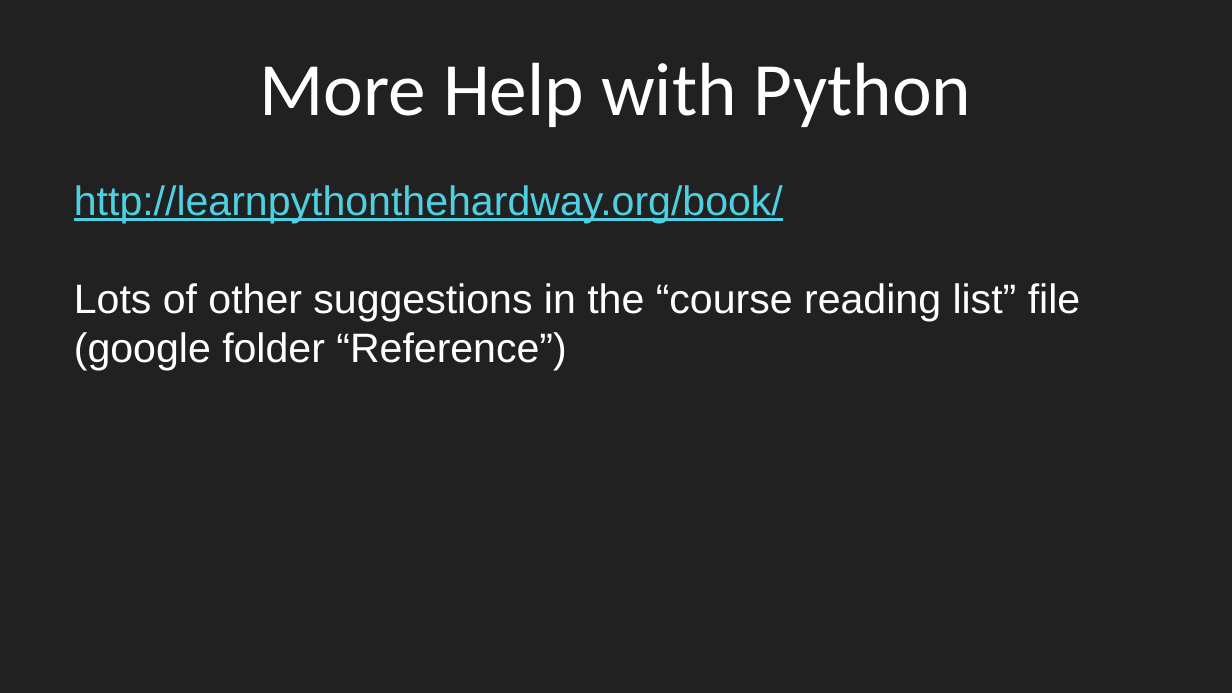
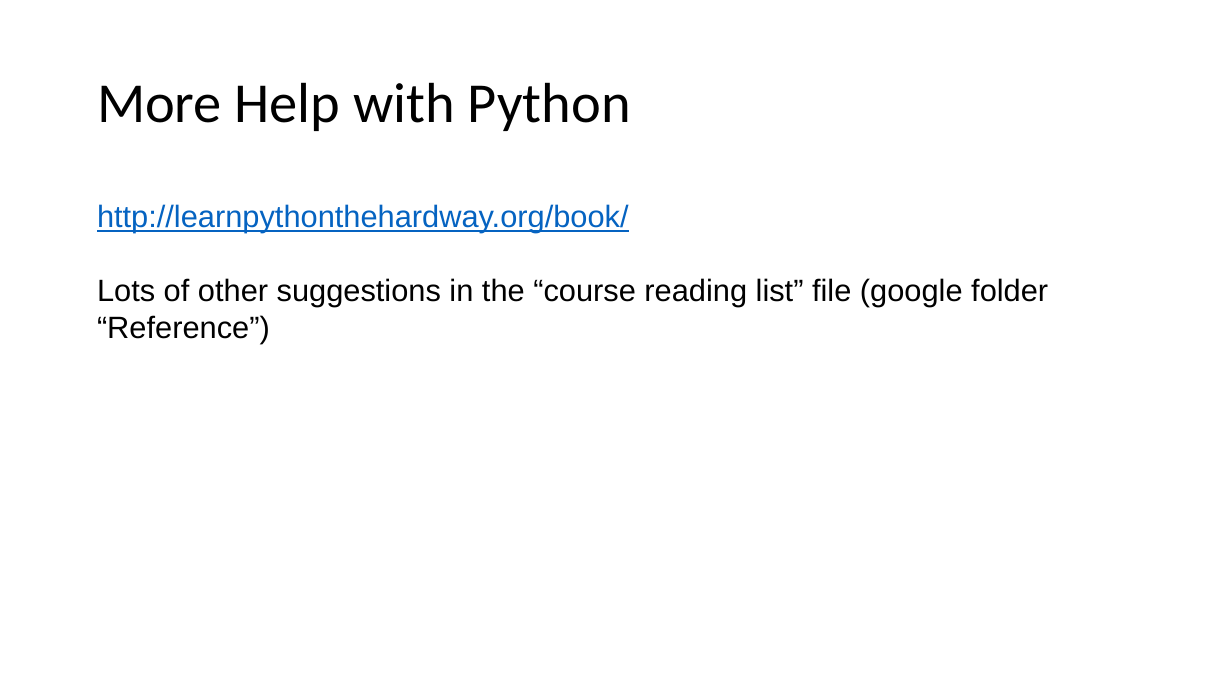
Before and after one commit to bodacea/datascienceforbeginners, a slide deck: slide 33 of Session 02 Python Basics.pptx. Drawn at 1232x693 pixels with LibreOffice and Linux fonts; fonts in the diff are those of the drawing. Boxes give left, top, right and bottom in pixels: in the first picture for what was removed or moved away, otherwise in the second. Text is boxed around its words. In the diff, an @@ line names an element or a change of style, - is before the commit and + after.

Commit message:
Tidied up some slide styles

```diff
--- a/Session 02 Python Basics.pptx
+++ b/Session 02 Python Basics.pptx
@@ background #212121 to #FFFFFF @@
@@ title "More Help with Python": place and size @@
-title "More Help with Python" at [259,62,972,127]
+title "More Help with Python" at [97,82,631,131]
@@ title "More Help with Python" at [97,82,631,131]: size 44 to 33 pt, text colour #FFFFFF to #000000; alignment centre to left; line spacing 1 to 0.9 @@
@@ text "http://learnpythonthehardway.org/book/": place and size @@
-text "http://learnpythonthehardway.org/book/" at [74,185,1080,371]
+text "http://learnpythonthehardway.org/book/" at [97,204,1048,344]
@@ text "http://learnpythonthehardway.org/book/" at [97,204,1048,344]: size 24 to 18 pt; text colour #4DD0E1 to #0563C1 in "http://learnpythonthehardway.org/book/"; text colour #FFFFFF to #000000 in "Lots of other suggestions in the “course ..." @@
```
Also in this commit, not shown: 34 other slides changed, 1 slide added, 1 slide removed, 12 other files.
